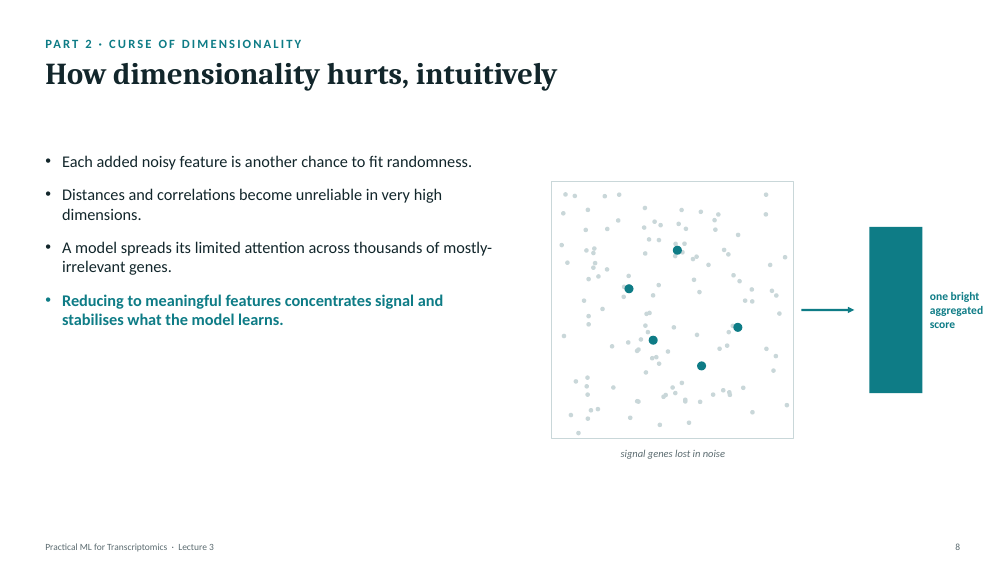
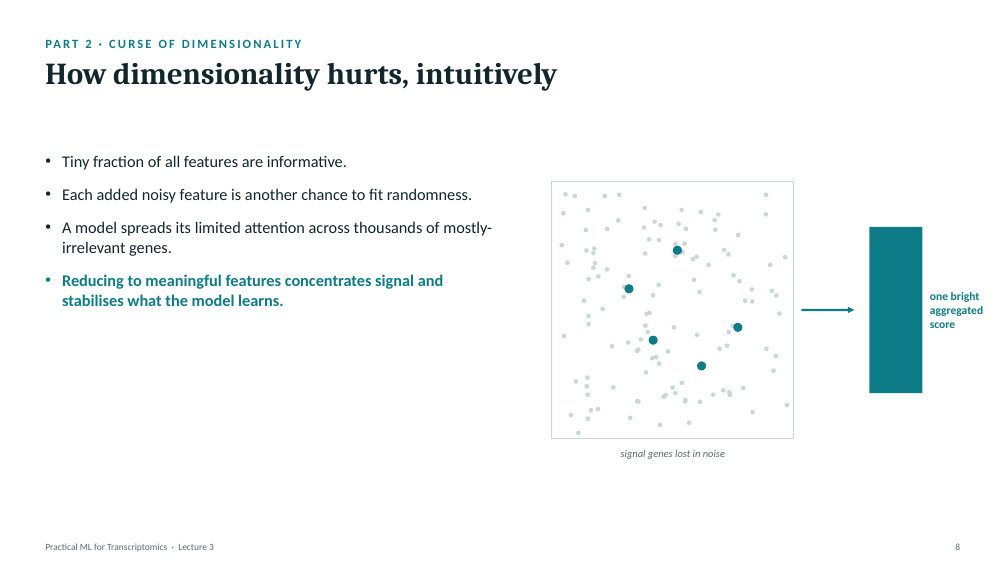
Before and after one commit to zhanyinx/ml26, a slide deck: slide 6 of lessons/lesson03_feature_engineering/theory/slides/Lecture3 - Feature Engineering and Biological Representation.pptx (slide 8 before the commit). Drawn at 1008x567 pixels with LibreOffice and Linux fonts; fonts in the diff are those of the drawing. Boxes give left, top, right and bottom in pixels: in the first picture for what was removed or moved away, otherwise in the second. Text is boxed around its words. In the diff, an @@ line names an element or a change of style, - is before the commit and + after.

```diff
--- a/lessons/lesson03_feature_engineering/theory/slides/Lecture3 - Feature Engineering and Biological Representation.pptx
+++ b/lessons/lesson03_feature_engineering/theory/slides/Lecture3 - Feature Engineering and Biological Representation.pptx
@@ text at (x1=62, y1=155, x2=347, y2=170): paragraph added @@
+• Tiny fraction of all features are informative.
@@ text at (x1=62, y1=188, x2=442, y2=220): paragraph removed @@
-• Distances and correlations become unreliable in very high dimensions.
```
Also in this commit, not shown: 20 other slides changed, 2 slides added, 7 slides removed.
